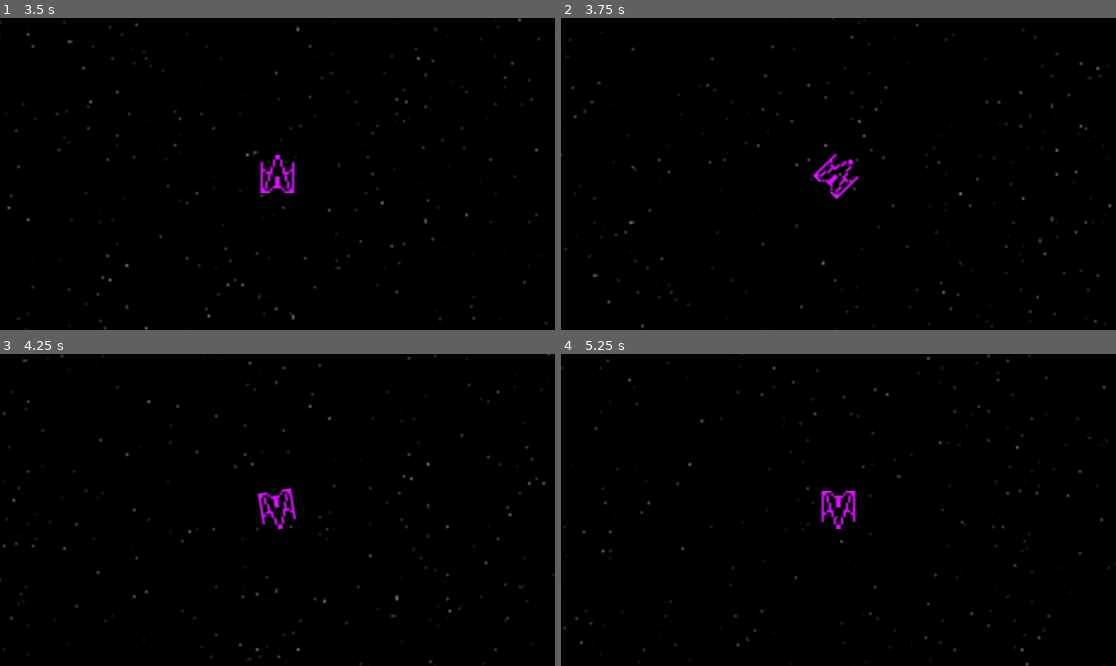
Above: before the commit, frames 1-4 (two rows, left to right).
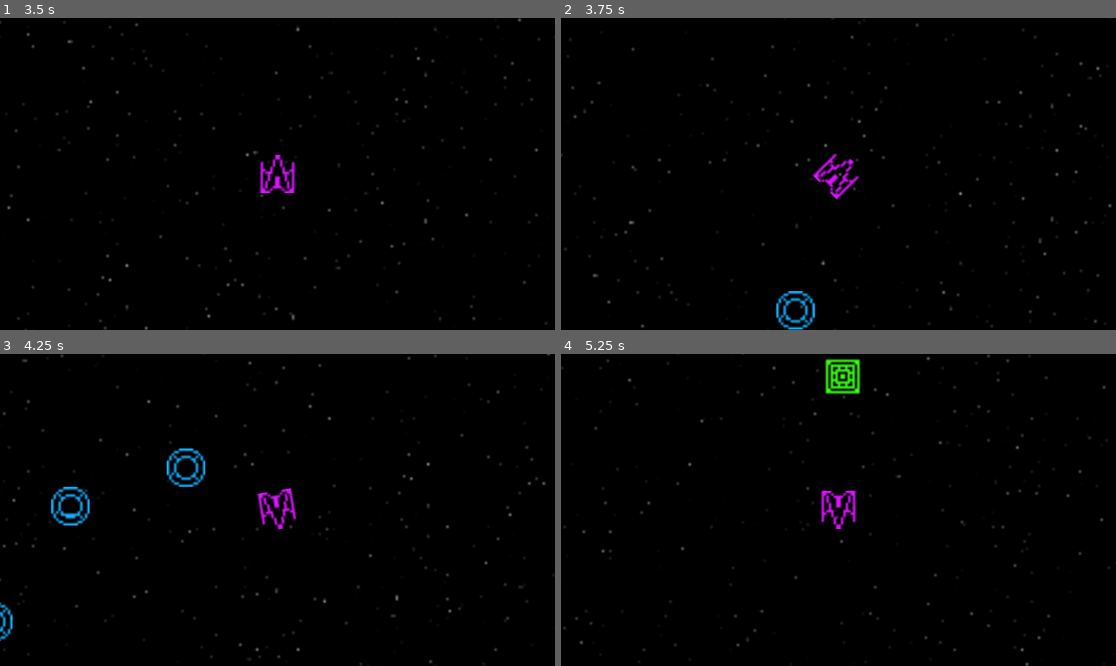
Above: after the commit, the same moments.

Repository: rufenerd/asteroits
Game: Godot game, scene res://main.tscn
Same seed, same stepped clock (60 frames per second), same inputs: the game is played once before the commit and once after it.
Inputs:
- Up to frame 1 (3.5 s): tap Enter at 0.5 s; hold D (left_stick_right) 0.53-1.28 s; tap Down (aim_down, bound only after the commit) at 0.6 s; hold S (left_stick_down) 1.28-2.03 s; tap Left (aim_left) at 1.35 s; hold D (left_stick_right) 2.03-2.78 s; tap Right (aim_right) at 2.1 s; hold W (left_stick_up) from 2.78 s (still down); tap Up (aim_up) at 2.85 s
- Up to frame 2 (3.75 s): release W (left_stick_up) at 3.53 s; hold S (left_stick_down) from 3.53 s (still down); hold C (build_harvester, bound only after the commit) from 3.53 s (still down)
- Up to frame 3 (4.25 s): keep holding S (left_stick_down); keep holding C (build_harvester, bound only after the commit)
- Up to frame 4 (5.25 s): keep holding S (left_stick_down); release C (build_harvester, bound only after the commit) at 4.28 s; tap X (build_turret, bound only after the commit) at 4.35 s; hold Z (build_wall, bound only after the commit) from 5.03 s (still down)

Frame 1 is identical in both runs. In frame 2, 0.5% of the frame differs, in the area x 38-46%, y 87-100%; in frame 3, 1.1%, in the area x 0-38%, y 30-92%; in frame 4, 0.7%.

Commit message:
keyboard buttons

Diff:
--- a/project.godot
+++ b/project.godot
@@ -70,21 +70,25 @@
 aim_down={
 "deadzone": 0.2,
 "events": [Object(InputEventJoypadMotion,"resource_local_to_scene":false,"resource_name":"","device":-1,"axis":3,"axis_value":1.0,"script":null)
+, Object(InputEventKey,"resource_local_to_scene":false,"resource_name":"","device":-1,"window_id":0,"alt_pressed":false,"shift_pressed":false,"ctrl_pressed":false,"meta_pressed":false,"pressed":false,"keycode":0,"physical_keycode":4194322,"key_label":0,"unicode":0,"location":0,"echo":false,"script":null)
 ]
 }
 build_wall={
 "deadzone": 0.2,
 "events": [Object(InputEventJoypadButton,"resource_local_to_scene":false,"resource_name":"","device":-1,"button_index":2,"pressure":0.0,"pressed":true,"script":null)
+, Object(InputEventKey,"resource_local_to_scene":false,"resource_name":"","device":-1,"window_id":0,"alt_pressed":false,"shift_pressed":false,"ctrl_pressed":false,"meta_pressed":false,"pressed":false,"keycode":0,"physical_keycode":90,"key_label":0,"unicode":122,"location":0,"echo":false,"script":null)
 ]
 }
 build_turret={
 "deadzone": 0.2,
 "events": [Object(InputEventJoypadButton,"resource_local_to_scene":false,"resource_name":"","device":-1,"button_index":3,"pressure":0.0,"pressed":true,"script":null)
+, Object(InputEventKey,"resource_local_to_scene":false,"resource_name":"","device":-1,"window_id":0,"alt_pressed":false,"shift_pressed":false,"ctrl_pressed":false,"meta_pressed":false,"pressed":false,"keycode":0,"physical_keycode":88,"key_label":0,"unicode":120,"location":0,"echo":false,"script":null)
 ]
 }
 build_harvester={
 "deadzone": 0.2,
 "events": [Object(InputEventJoypadButton,"resource_local_to_scene":false,"resource_name":"","device":-1,"button_index":1,"pressure":0.0,"pressed":true,"script":null)
+, Object(InputEventKey,"resource_local_to_scene":false,"resource_name":"","device":-1,"window_id":0,"alt_pressed":false,"shift_pressed":false,"ctrl_pressed":false,"meta_pressed":false,"pressed":false,"keycode":0,"physical_keycode":67,"key_label":0,"unicode":99,"location":0,"echo":false,"script":null)
 ]
 }
 
Not shown, changed: .DS_Store
